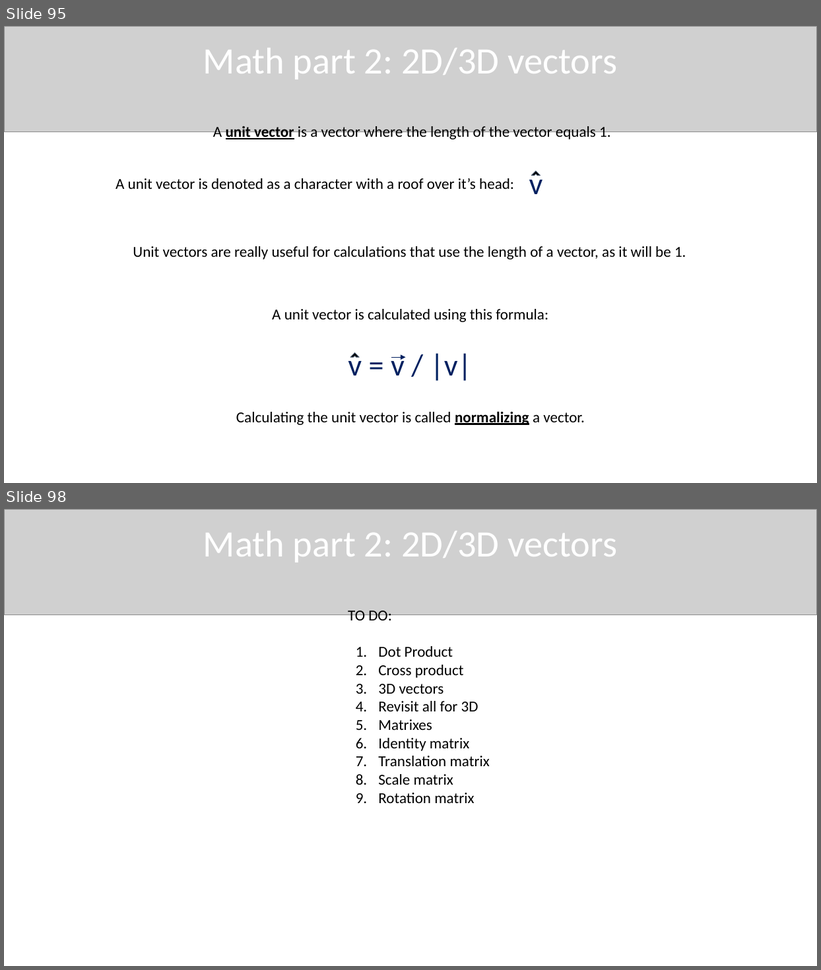
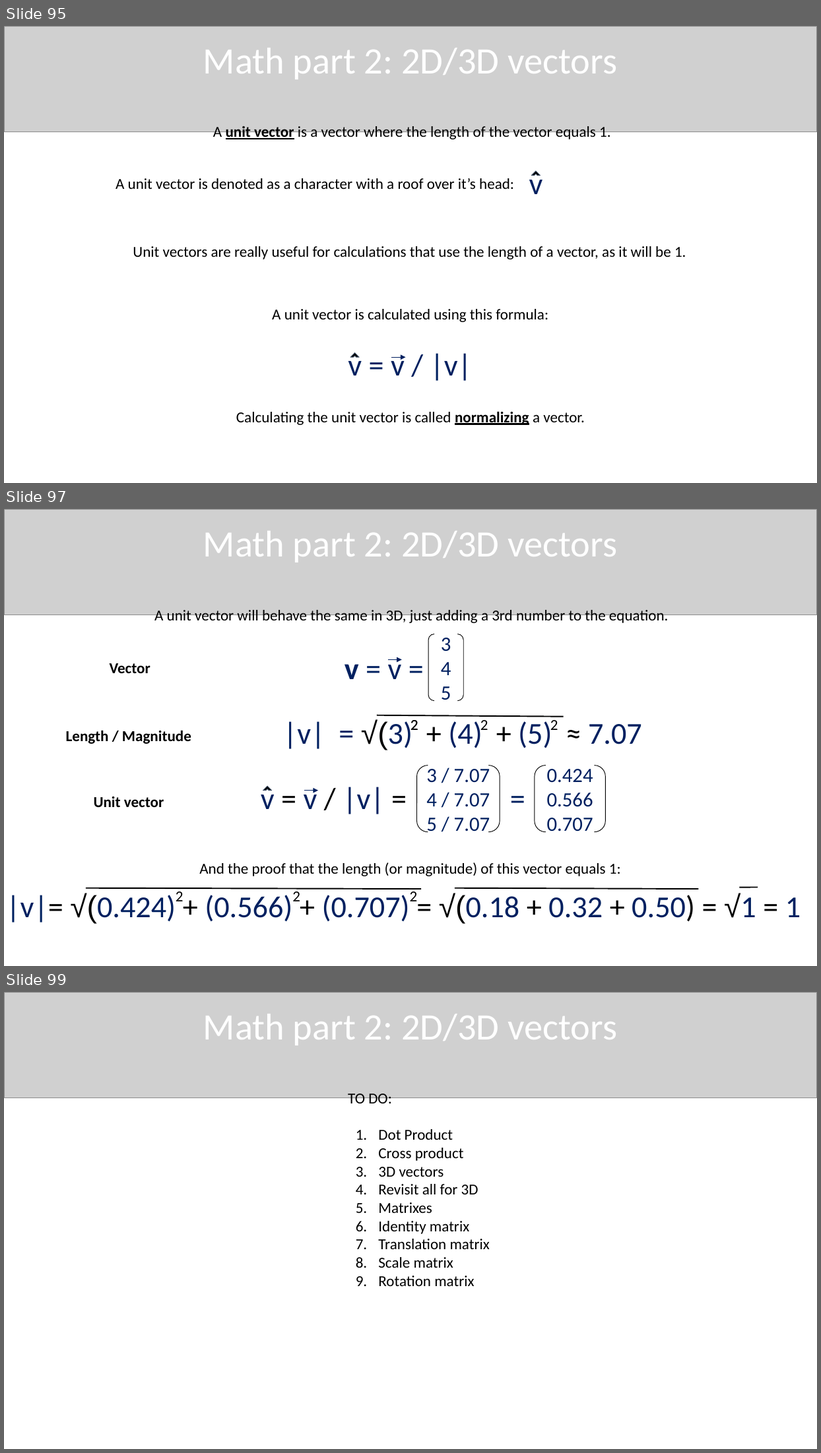
Before and after one commit to QuincyJacobs/WebGLTutorial, a slide deck: Presentation/Presentation WebGL.pptx. Shown one above the other, each under a label of ours: slides 95 and 98 before the commit, slides 95, 97 and 99 after it; the slides between them are not shown. The pictures are 821x970 and 821x1453 pixels, drawn with LibreOffice and Linux fonts; fonts in the diff are those of the drawing; grey boxes stand for pictures. Boxes give left, top, right and bottom in pixels: in the first picture for what was removed or moved away, otherwise in the second. Text is boxed around its words. In the diff, an @@ line names an element or a change of style, - is before the commit and + after.

Commit message:
Presentation update math
3D unit vector explanation added
Dot/Cross product formula's added

```diff
--- a/Presentation/Presentation WebGL.pptx
+++ b/Presentation/Presentation WebGL.pptx
@@ slide 97 added at (x1=4, y1=509, x2=817, y2=966), background #FFFFFF @@
@@ picture added at (x1=4, y1=509, x2=817, y2=615) @@
@@ text added at (x1=203, y1=531, x2=617, y2=562), 44 pt, text #FFFFFF @@
+Math part 2: 2D/3D vectors
@@ text added at (x1=154, y1=610, x2=669, y2=625), 18 pt, text #000000 @@
+A unit vector will behave the same in 3D, just adding a 3rd number to the equation.
@@ bracket pair added at (x1=428, y1=634, x2=464, y2=700), outline #000000 0.75 pt, 24 pt, text #002060 @@
+3
+4
+5
@@ text added at (x1=110, y1=663, x2=151, y2=673), 18 pt, text #000000, bold @@
+Vector
@@ text added at (x1=345, y1=657, x2=402, y2=679), 36 pt, text #002060 @@
+v = v =
@@ arrow added from (388, 659) to (402, 659), #002060 0.75 pt @@
@@ text added at (x1=283, y1=720, x2=642, y2=751), 36 pt, text #002060 @@
+|v| = √(3) + (4) + (5) ≈ 7.07
@@ line added from (377, 715) to (564, 717), #000000 1.5 pt @@
@@ text added at (x1=411, y1=720, x2=418, y2=730), 18 pt, text #000000 @@
+2
@@ text added at (x1=481, y1=720, x2=488, y2=730), 18 pt, text #000000 @@
+2
@@ text added at (x1=550, y1=720, x2=558, y2=730), 18 pt, text #000000 @@
+2
@@ text added at (x1=66, y1=730, x2=191, y2=744), 18 pt, text #000000, bold @@
+Length / Magnitude
@@ bracket pair added at (x1=417, y1=766, x2=500, y2=832), outline #000000 0.75 pt, 24 pt, text #002060 @@
+3 / 7.07
+4 / 7.07
+5 / 7.07
@@ bracket pair added at (x1=535, y1=766, x2=605, y2=832), outline #000000 0.75 pt, 24 pt, text #002060 @@
+0.424
+0.566
+0.707
@@ text added at (x1=94, y1=797, x2=164, y2=807), 18 pt, text #000000, bold @@
+Unit vector
@@ text added at (x1=261, y1=786, x2=384, y2=815), 36 pt, text #002060 @@
+v = v / |v| = =
@@ half frame added at (x1=263, y1=786, x2=272, y2=795), fill #000000, outline #44546A 0.75 pt @@
@@ arrow added from (304, 791) to (318, 791), #002060 0.75 pt @@
@@ text added at (x1=199, y1=863, x2=621, y2=877), 18 pt, text #000000 @@
+And the proof that the length (or magnitude) of this vector equals 1:
@@ text added at (x1=403, y1=881, x2=418, y2=903), 18 pt, text #000000 @@
+2
@@ text added at (x1=6, y1=893, x2=801, y2=923), 36 pt, text #002060 @@
+|v|= √(0.424) + (0.566) + (0.707) = √(0.18 + 0.32 + 0.50) = √1 = 1
@@ line added from (86, 889) to (421, 889), #000000 1.5 pt @@
@@ text added at (x1=176, y1=892, x2=184, y2=902), 18 pt, text #000000 @@
+2
@@ text added at (x1=292, y1=889, x2=300, y2=902), 18 pt, text #000000 @@
+2
@@ text added at (x1=410, y1=889, x2=418, y2=902), 18 pt, text #000000 @@
+2
@@ line added from (455, 889) to (699, 889), #000000 1.5 pt @@
@@ line added from (740, 888) to (758, 888), #000000 1.5 pt @@
@@ what was slide 98 is now slide 99 @@
```
Also in this commit, not shown: 2 slides changed, 1 other slide added, 1 other file.
